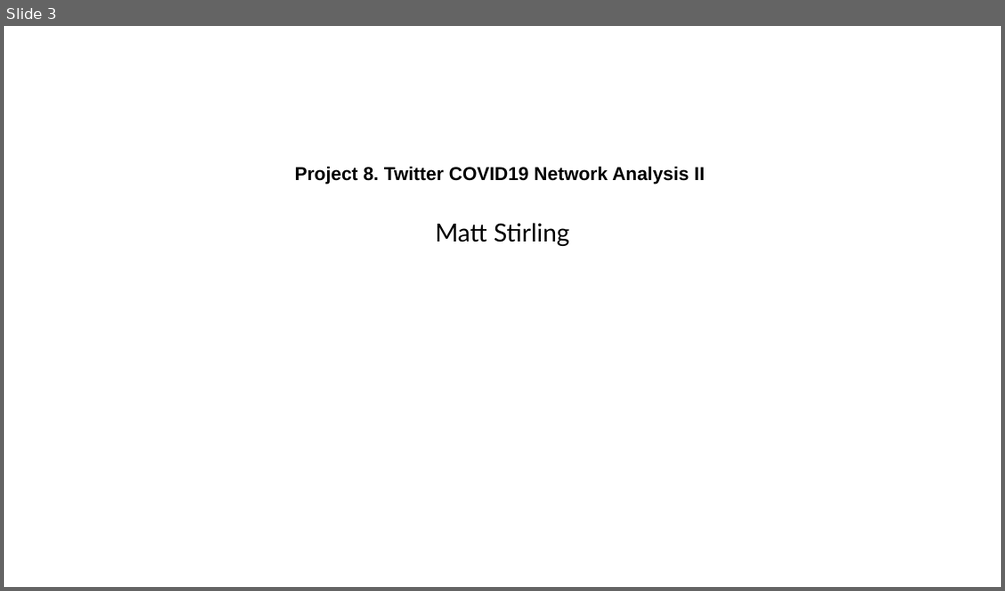
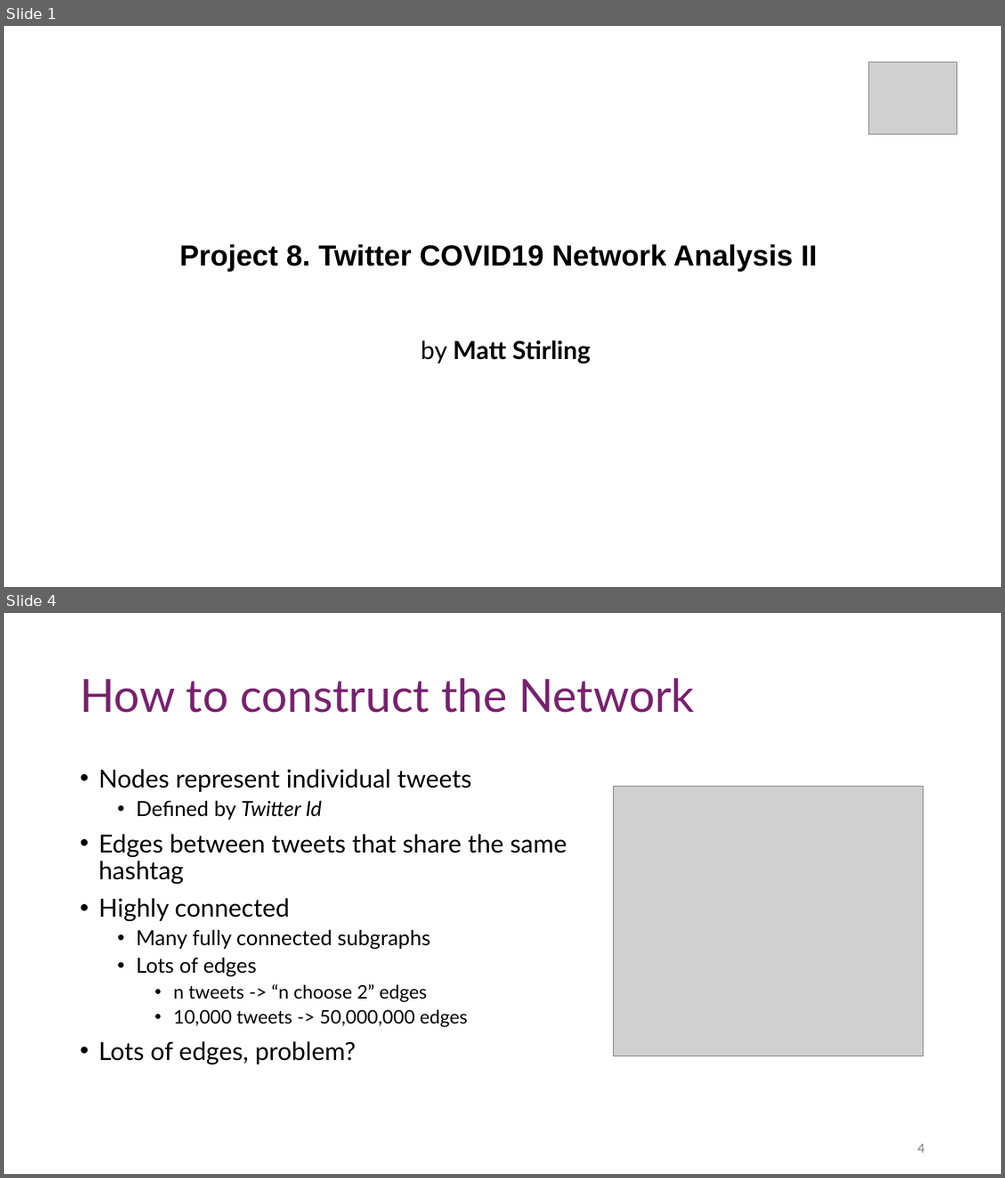
Before and after one commit to MattThePerson/SNA_Project_2024, a slide deck: Project Materials/Semiar Presentation.pptx. Shown one above the other, each under a label of ours: slide 3 before the commit, slides 1 and 4 after it; the slides between them are not shown. The pictures are 1005x591 and 1005x1178 pixels, drawn with LibreOffice and Linux fonts; fonts in the diff are those of the drawing; grey boxes stand for pictures. Boxes give left, top, right and bottom in pixels: in the first picture for what was removed or moved away, otherwise in the second. Text is boxed around its words. In the diff, an @@ line names an element or a change of style, - is before the commit and + after.

```diff
--- a/Project Materials/Semiar Presentation.pptx
+++ b/Project Materials/Semiar Presentation.pptx
@@ slide 4 added at box(4, 613, 1001, 1174), background #FFFFFF @@
@@ title added at box(80, 678, 695, 713), 44 pt, text #78206E @@
+How to construct the Network
@@ text added at box(98, 769, 567, 1064), 24 pt, text #000000 @@
+• Nodes represent individual tweets
+  • Defined by Twitter Id
+• Edges between tweets that share the same hashtag
+• Highly connected
+  • Many fully connected subgraphs
+  • Lots of edges
+    • n tweets -> “n choose 2” edges
+    • 10,000 tweets -> 50,000,000 edges
+• Lots of edges, problem?
@@ picture added at box(614, 786, 923, 1055) @@
@@ page number added at box(917, 1143, 924, 1152), 12 pt, text #797979 @@
+4
@@ what was slide 3 is now slide 1 @@
@@ slide 1 changed as well @@
@@ picture added at box(868, 62, 956, 135) @@
@@ title "Project 8. Twitter COVID19 Network ...": place and size @@
-title "Project 8. Twitter COVID19 Network ..." at box(295, 166, 704, 184)
+title "Project 8. Twitter COVID19 Network ..." at box(179, 244, 817, 271)
@@ title "Project 8. Twitter COVID19 Network ..." at box(179, 244, 817, 271): size 18 to 28 pt @@
@@ subtitle at box(421, 340, 591, 363): text changed; bold on @@
-Matt Stirling
+by Matt Stirling
```
Also in this commit, not shown: 1 other slide changed, 31 other slides added, 6 slides removed.
